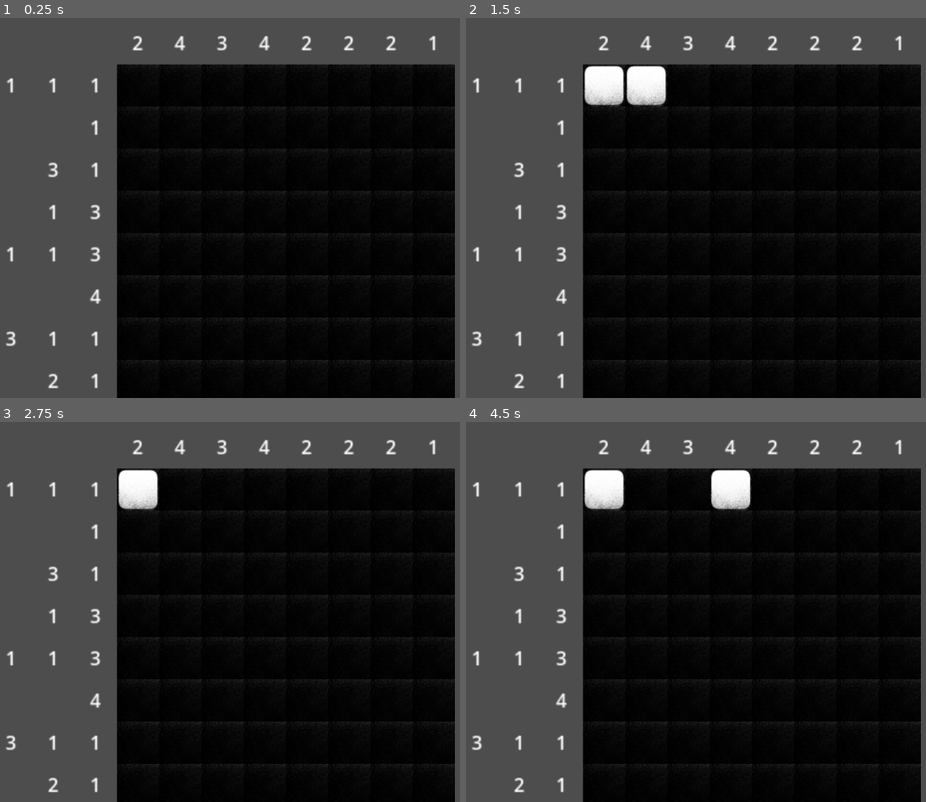
Above: before the commit, frames 1-4 (two rows, left to right).
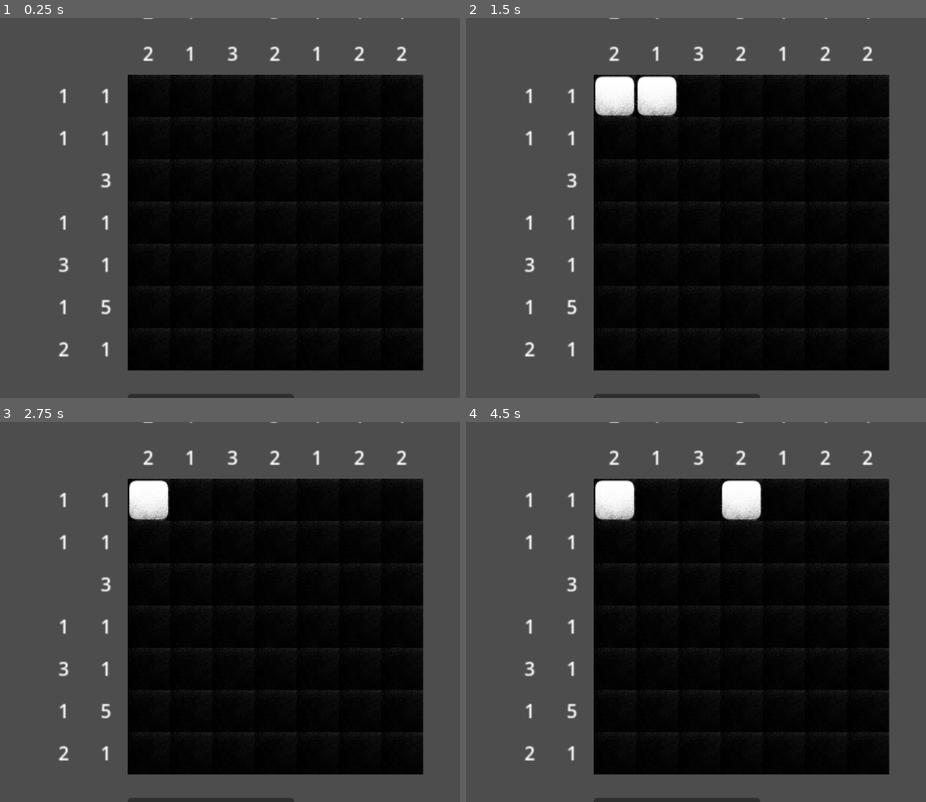
Above: after the commit, the same moments.

Repository: cloddity/picross3x
Game: Godot game, scene res://scenes/game.tscn
Same seed, same stepped clock (60 frames per second), same inputs: the game is played once before the commit and once after it.
Inputs (mouse positions are in pixels of both pictures, inside the frame that each line leads up to; where the layout moved, square brackets give the same spot in the first picture):
- Up to frame 1 (0.25 s): no input
- Up to frame 2 (1.5 s): click (613, 97) [604, 86] at 0.5 s; click (645, 86) at 1.27 s
- Up to frame 3 (2.75 s): click (188, 501) at 2.02 s
- Up to frame 4 (4.5 s): click (686, 490) at 2.77 s; click (700, 501) at 3.52 s; click (732, 490) at 4.27 s

The runs differ from the first frame. In frame 1, 17% of the frame differs, in the area x 1-99%, y 0-100%; in frame 2, 18%; in frame 3, 18%; in frame 4, 18%.

Commit message:
peepee poopoo

Diff:
--- a/scenes/game.tscn
+++ b/scenes/game.tscn
@@ -2,7 +2,7 @@
 
 [ext_resource type="Script" uid="uid://dgu5t285agx4i" path="res://scripts/px_game.gd" id="1_uwrxv"]
 [ext_resource type="PackedScene" uid="uid://drlex6la3dhvk" path="res://scenes/picross/board/board.tscn" id="2_lnu2h"]
-[ext_resource type="Script" uid="uid://b7va8rcf24m1k" path="res://p3x_state.gd" id="3_lnu2h"]
+[ext_resource type="PackedScene" uid="uid://nnrs0tyub6g0" path="res://scenes/visualnovel/visualnovel.tscn" id="3_lnu2h"]
 
 [node name="Game" type="Control"]
 layout_mode = 3
@@ -27,20 +27,6 @@
 grow_horizontal = 2
 grow_vertical = 2
 scale = Vector2(2, 2)
-puzzle_size = 8
+puzzle_size = 7
 
-[node name="state_machine" type="Node" parent="."]
-unique_name_in_owner = true
-script = ExtResource("3_lnu2h")
-
-[node name="State" type="Node" parent="state_machine"]
-
-[node name="State2" type="Node" parent="state_machine"]
-
-[node name="State3" type="Node" parent="state_machine"]
-
-[node name="State4" type="Node" parent="state_machine"]
-
-[node name="State5" type="Node" parent="state_machine"]
-
-[node name="State6" type="Node" parent="state_machine"]
+[node name="Visualnovel" parent="." instance=ExtResource("3_lnu2h")]
--- /dev/null
+++ b/scenes/visualnovel/vn_Visualnovel.gd
@@ -0,0 +1 @@
+extends Node2D
Not shown, added: scenes/visualnovel/vn_Visualnovel.gd.uid
